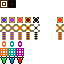
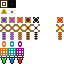
The second 64x64 image is a revision of the first. Changes to its layers:
painted on "Background" over [1, 9, 15, 14]
